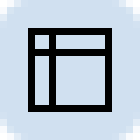
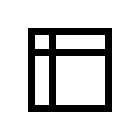
Layer changes from the first 140px x 140px image to the second:
removed layer "Background" over [0, 0, 140, 140]
